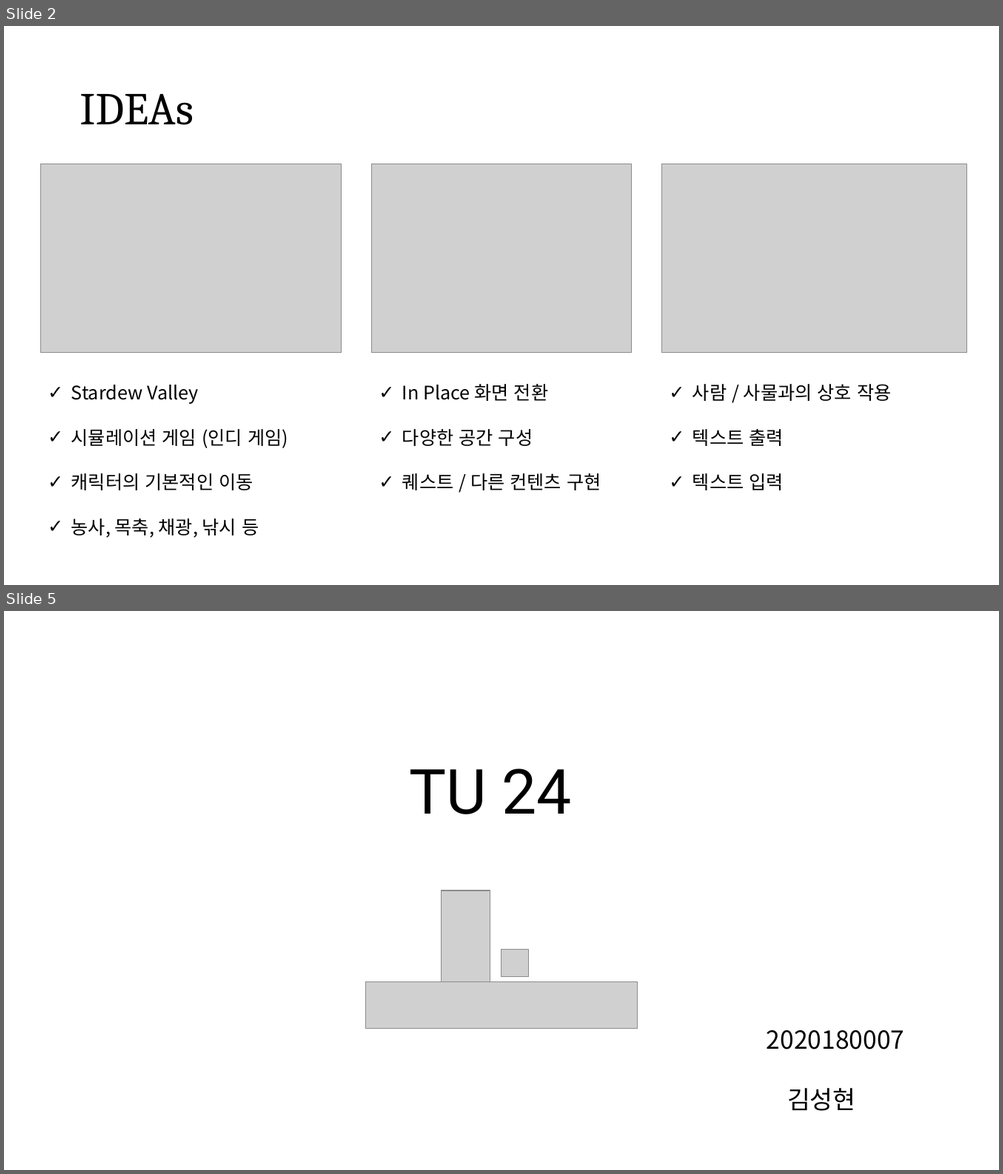
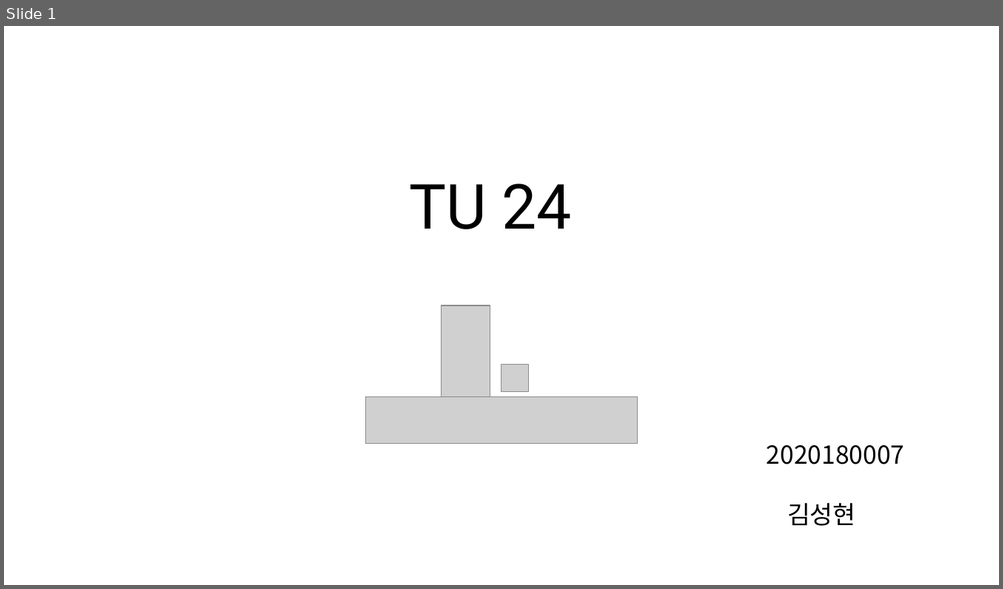
Before and after one commit to ssnghyxn-k/2DGP_PROJECT, a slide deck: 2DGP_PROJECT.pptx. Shown one above the other, each under a label of ours: slides 2 and 5 before the commit, slide 1 after it; the slides between them are not shown. The pictures are 1003x1174 and 1003x589 pixels, drawn with LibreOffice and Linux fonts; fonts in the diff are those of the drawing; grey boxes stand for pictures; background and template pictures are left out. Boxes give left, top, right and bottom in pixels: in the first picture for what was removed or moved away, otherwise in the second. Text is boxed around its words. In the diff, an @@ line names an element or a change of style, - is before the commit and + after.

```diff
--- a/2DGP_PROJECT.pptx
+++ b/2DGP_PROJECT.pptx
@@ slide 2 removed at [4, 26, 999, 585], background picture (left out) @@
@@ title removed at [79, 94, 193, 125] @@
-IDEAs
@@ picture removed at [40, 164, 341, 353] @@
@@ picture removed at [372, 164, 632, 353] @@
@@ picture removed at [662, 164, 967, 353] @@
@@ text removed at [71, 385, 288, 538] @@
-✓ Stardew Valley
-✓ 시뮬레이션 게임 (인디 게임)
-✓ 캐릭터의 기본적인 이동
-✓ 농사, 목축, 채광, 낚시 등
@@ text removed at [402, 384, 600, 491] @@
-✓ In Place 화면 전환
-✓ 다양한 공간 구성
-✓ 퀘스트 / 다른 컨텐츠 구현
@@ text removed at [692, 384, 891, 491] @@
-✓ 사람 / 사물과의 상호 작용
-✓ 텍스트 출력
-✓ 텍스트 입력
@@ what was slide 5 is now slide 1 @@
```
Also in this commit, not shown: 1 slide changed, 1 slide added, 4 other slides removed, 4 other files.
